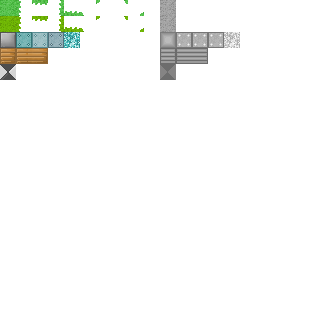
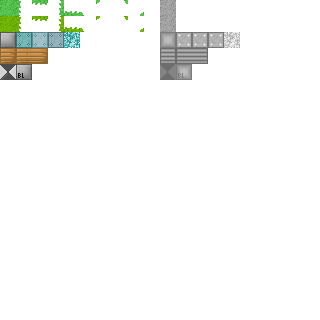
Comparing the layer stacks of the two 320×320 images. Changes:
added layer "Pasted Layer #11" in group "heights" over [176, 64, 192, 80]
added layer "stone.png copy #1" above "stone.png" over [16, 64, 32, 80]
